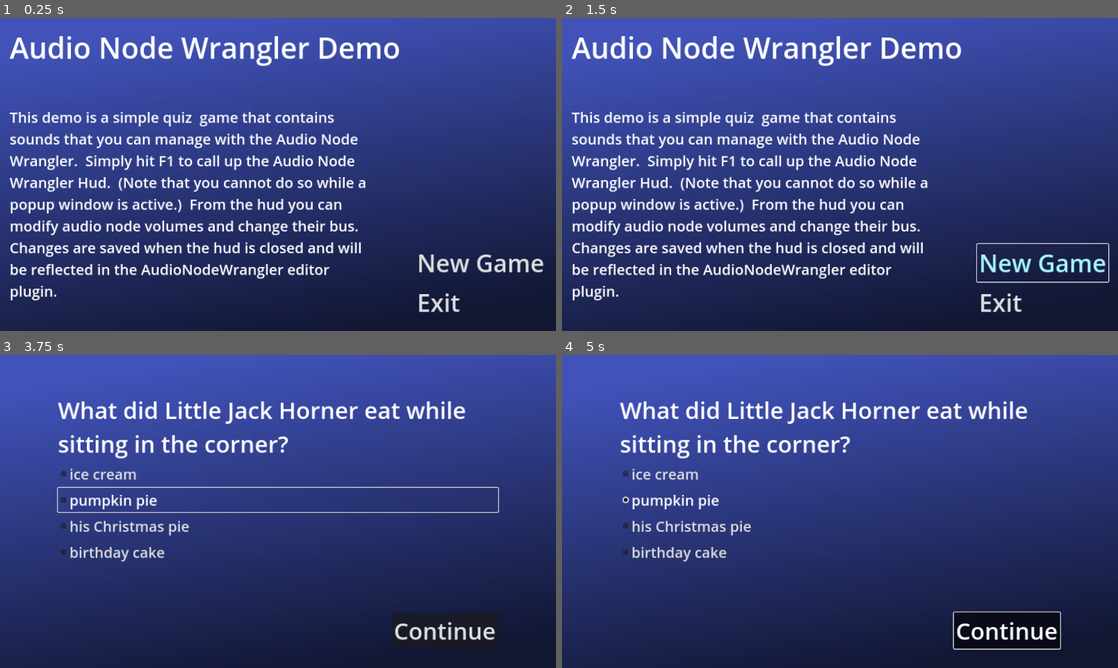
Above: before the commit, frames 1-4 (two rows, left to right).
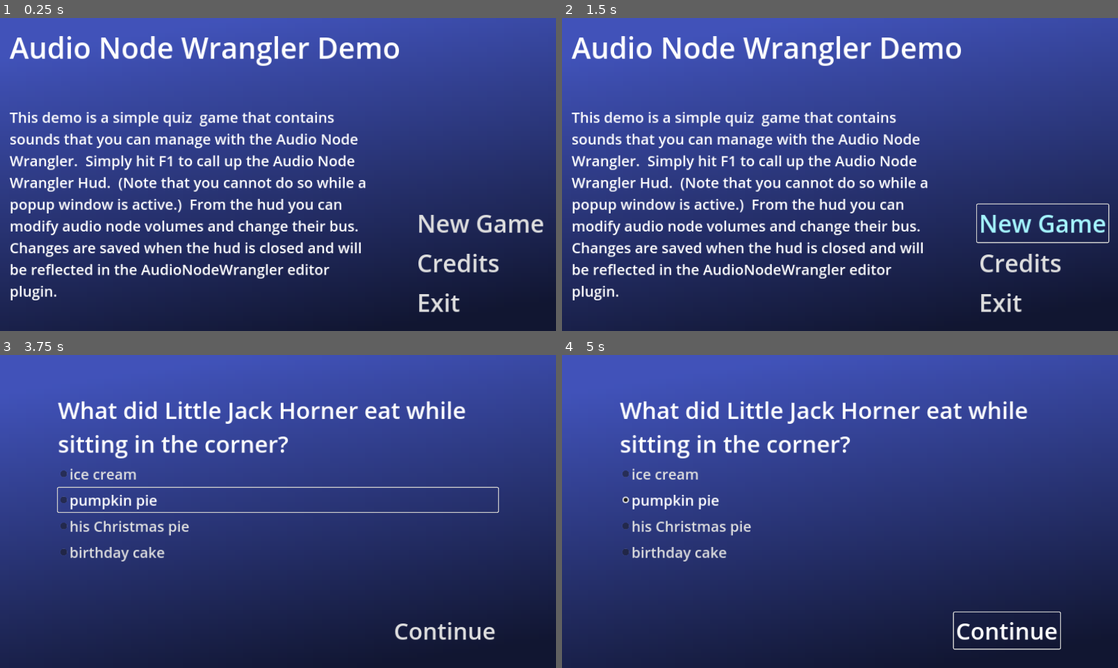
Above: after the commit, the same moments.

Repository: jhlothamer/audio_node_wrangler_addon
Game: Godot game, scene res://demo/demo_title.tscn
Two runs of this game, one before a commit and one after it. Both use one fixed random seed, a clock stepped at 60 frames per second and the inputs below. Sound files missing from this copy of the repository are replaced by a short silence.
Inputs (mouse positions are in pixels of both pictures, inside the frame that each line leads up to):
- Up to frame 1 (0.25 s): no input
- Up to frame 2 (1.5 s): click (1040, 262) at 0.5 s, where only the run after the commit has a clickable "Credits"; click "New Game" at 1.25 s
- Up to frame 3 (3.75 s): click "New Game" at 2 s; click "New Game" at 2.75 s; tap Enter at 3.5 s; move the mouse to (400, 495) at 3.52 s; click (400, 495) at 3.67 s
- Up to frame 4 (5 s): click "Continue" at 4.25 s

The runs differ from the first frame. In frame 1, 1.3% of the frame differs, in the area x 75-98%, y 62-82%; in frame 2, 1.9%, in the area x 74-99%, y 59-85%; in frame 3, 0.1%; in frame 4, 1.8%.

Commit message:
add credits scene

Diff:
--- /dev/null
+++ b/addon_project/demo/credits.gd
@@ -0,0 +1,5 @@
+extends Control
+
+
+func _on_back_btn_pressed() -> void:
+	get_tree().change_scene_to_file(GameConsts.SCENE_PATH_TITLE)
--- /dev/null
+++ b/addon_project/demo/credits.tscn
@@ -0,0 +1,74 @@
+[gd_scene load_steps=6 format=3 uid="uid://puyicoandsdv"]
+
+[ext_resource type="Script" path="res://demo/credits.gd" id="1_d3hvs"]
+[ext_resource type="PackedScene" uid="uid://v0iv0pco2ed2" path="res://demo/background.tscn" id="1_xtwno"]
+[ext_resource type="Script" path="res://demo/audio_button.gd" id="2_3mabw"]
+[ext_resource type="AudioStream" uid="uid://0pjeb3535cct" path="res://demo/assets/sounds/405158__rayolf__btn_hover_3.wav" id="3_c64lq"]
+[ext_resource type="AudioStream" uid="uid://dciyi00rp2x4g" path="res://demo/assets/sounds/686557__thewilliamsounds__button_click.mp3" id="4_2k5yd"]
+
+[node name="credits" type="Control"]
+layout_mode = 3
+anchors_preset = 15
+anchor_right = 1.0
+anchor_bottom = 1.0
+grow_horizontal = 2
+grow_vertical = 2
+script = ExtResource("1_d3hvs")
+
+[node name="Background" parent="." instance=ExtResource("1_xtwno")]
+layout_mode = 1
+
+[node name="MarginContainer" type="MarginContainer" parent="."]
+layout_mode = 1
+anchors_preset = 15
+anchor_right = 1.0
+anchor_bottom = 1.0
+grow_horizontal = 2
+grow_vertical = 2
+theme_override_constants/margin_left = 120
+theme_override_constants/margin_top = 80
+theme_override_constants/margin_right = 120
+theme_override_constants/margin_bottom = 40
+
+[node name="VBoxContainer" type="VBoxContainer" parent="MarginContainer"]
+layout_mode = 2
+
+[node name="CreditsLabel" type="Label" parent="MarginContainer/VBoxContainer"]
+layout_mode = 2
+theme_override_font_sizes/font_size = 48
+text = "Credits"
+
+[node name="CreditsRichTextLabel" type="RichTextLabel" parent="MarginContainer/VBoxContainer"]
+layout_mode = 2
+size_flags_vertical = 3
+theme_override_font_sizes/normal_font_size = 22
+bbcode_enabled = true
+text = "This Godot addon demo uses these sounds from freesound:
+\"quiz game music loop BPM 90.wav\" by portwain ( http://freesound.org/s/331880/ ) licensed under CC0
+\"btn_hover_3.wav\" by rayolf ( http://freesound.org/s/405158/ ) licensed under CC0
+\"Button_Click\" by TheWilliamSounds ( http://freesound.org/s/686557/ ) licensed under CC0
+\"Cheers\" by keerotic ( http://freesound.org/s/575563/ ) licensed under CC0
+\"awwwww.mp3\" by WhisperPotato ( http://freesound.org/s/547589/ ) licensed under CC0
+\"Referee whistle sound.wav\" by Rosa-Orenes256 ( http://freesound.org/s/538422/ ) licensed under CC0
+"
+
+[node name="HBoxContainer" type="HBoxContainer" parent="MarginContainer/VBoxContainer"]
+layout_mode = 2
+alignment = 2
+
+[node name="BackBtn" type="Button" parent="MarginContainer/VBoxContainer/HBoxContainer" node_paths=PackedStringArray("hover_sound_node", "pressed_sound_node")]
+layout_mode = 2
+theme_override_font_sizes/font_size = 48
+text = "Back"
+flat = true
+script = ExtResource("2_3mabw")
+hover_sound_node = NodePath("../../../../ButtonHoverSound")
+pressed_sound_node = NodePath("../../../../ButtonPressedSound")
+
+[node name="ButtonHoverSound" type="AudioStreamPlayer" parent="."]
+stream = ExtResource("3_c64lq")
+
+[node name="ButtonPressedSound" type="AudioStreamPlayer" parent="."]
+stream = ExtResource("4_2k5yd")
+
+[connection signal="pressed" from="MarginContainer/VBoxContainer/HBoxContainer/BackBtn" to="." method="_on_back_btn_pressed"]
--- a/addon_project/demo/demo_title.gd
+++ b/addon_project/demo/demo_title.gd
@@ -1,10 +1,12 @@
 extends Control
-
-const SCENE_PATH_QUESTION = "res://demo/quiz_question.tscn"
 
 
 func _on_new_game_btn_pressed() -> void:
-	get_tree().change_scene_to_file(SCENE_PATH_QUESTION)
+	get_tree().change_scene_to_file(GameConsts.SCENE_PATH_QUESTION)
+
+
+func _on_credits_btn_pressed() -> void:
+	get_tree().change_scene_to_file(GameConsts.SCENE_PATH_CREDITS)
 
 
 func _on_exit_btn_pressed() -> void:
--- a/addon_project/demo/demo_title.tscn
+++ b/addon_project/demo/demo_title.tscn
@@ -69,6 +69,19 @@
 hover_sound_node = NodePath("../ButtonHoverSound")
 pressed_sound_node = NodePath("../ButtonPressedSound")
 
+[node name="CreditsBtn" type="Button" parent="MarginContainer2/VBoxContainer" node_paths=PackedStringArray("hover_sound_node", "pressed_sound_node")]
+layout_mode = 2
+theme_override_colors/font_pressed_color = Color(0.647059, 0.964706, 1, 1)
+theme_override_colors/font_hover_color = Color(0.266667, 0.831373, 1, 1)
+theme_override_colors/font_focus_color = Color(0.266667, 0.831373, 1, 1)
+theme_override_font_sizes/font_size = 50
+text = "Credits"
+flat = true
+alignment = 0
+script = ExtResource("2_1yqxy")
+hover_sound_node = NodePath("../ButtonHoverSound")
+pressed_sound_node = NodePath("../ButtonPressedSound")
+
 [node name="ExitBtn" type="Button" parent="MarginContainer2/VBoxContainer" node_paths=PackedStringArray("hover_sound_node", "pressed_sound_node")]
 layout_mode = 2
 theme_override_colors/font_pressed_color = Color(0.647059, 0.964706, 1, 1)
@@ -109,4 +122,5 @@
 autowrap_mode = 2
 
 [connection signal="pressed" from="MarginContainer2/VBoxContainer/NewGameBtn" to="." method="_on_new_game_btn_pressed"]
+[connection signal="pressed" from="MarginContainer2/VBoxContainer/CreditsBtn" to="." method="_on_credits_btn_pressed"]
 [connection signal="pressed" from="MarginContainer2/VBoxContainer/ExitBtn" to="." method="_on_exit_btn_pressed"]
--- /dev/null
+++ b/addon_project/demo/game_consts.gd
@@ -0,0 +1,8 @@
+class_name GameConsts
+extends Object
+
+
+const SCENE_PATH_TITLE = "res://demo/demo_title.tscn"
+const SCENE_PATH_CREDITS = "res://demo/credits.tscn"
+const SCENE_PATH_QUESTION = "res://demo/quiz_question.tscn"
+const SCENE_PATH_SCORE = "res://demo/score.tscn"
--- a/addon_project/demo/quiz_question.gd
+++ b/addon_project/demo/quiz_question.gd
@@ -2,8 +2,6 @@
 
 signal dialog_dismissed()
 
-const SCENE_PATH_QUESTION = "res://demo/quiz_question.tscn"
-const SCENE_PATH_SCORE = "res://demo/score.tscn"
 
 const CORRECT_ANSWER_TITLES := [
 	"Good job!",
@@ -97,9 +95,9 @@
 	_button_pressed_sound.play()
 	await _button_pressed_sound.finished
 	if !QuestionMgr.is_last_question(_question):
-		get_tree().change_scene_to_file(SCENE_PATH_QUESTION)
+		get_tree().change_scene_to_file(GameConsts.SCENE_PATH_QUESTION)
 	else:
-		get_tree().change_scene_to_file(SCENE_PATH_SCORE)
+		get_tree().change_scene_to_file(GameConsts.SCENE_PATH_SCORE)
 
 
 func _on_accept_dialog_canceled() -> void:
--- a/addon_project/demo/quiz_question.tscn
+++ b/addon_project/demo/quiz_question.tscn
@@ -66,6 +66,7 @@
 layout_mode = 2
 theme_override_font_sizes/font_size = 48
 text = "Continue"
+flat = true
 script = ExtResource("3_iemlf")
 hover_sound_node = NodePath("../../../../ButtonHoverSound")
 pressed_sound_node = NodePath("../../../../ButtonPressedSound")
--- a/addon_project/demo/score.gd
+++ b/addon_project/demo/score.gd
@@ -1,7 +1,6 @@
 extends Control
 
 
-const SCENE_PATH_TITLE = "res://demo/demo_title.tscn"
 const SCORE_TEXT_TEMPLATE = "[center]You scored %d/%d.\n\nYou get %s %s\n\n%s[/center]"
 const SCORE_GRADES = [
 	[.9, "an", "A", "Which indicates extreme intelligence or luck."],
@@ -44,4 +43,4 @@
 
 
 func _on_continue_btn_pressed() -> void:
-	get_tree().change_scene_to_file(SCENE_PATH_TITLE)
+	get_tree().change_scene_to_file(GameConsts.SCENE_PATH_TITLE)
--- a/addon_project/demo/score.tscn
+++ b/addon_project/demo/score.tscn
@@ -59,6 +59,7 @@
 layout_mode = 2
 theme_override_font_sizes/font_size = 48
 text = "Continue"
+flat = true
 script = ExtResource("3_11pel")
 hover_sound_node = NodePath("../../../../ButtonHoverSound")
 pressed_sound_node = NodePath("../../../../ButtonPressedSound")
